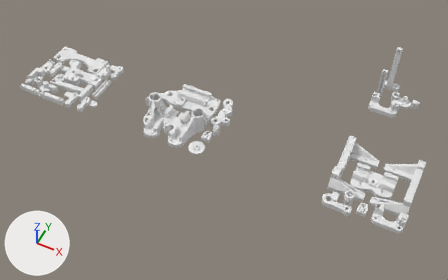
What one commit did to the Blender file blender/dev/smartrap0.4.9_plates.blend.
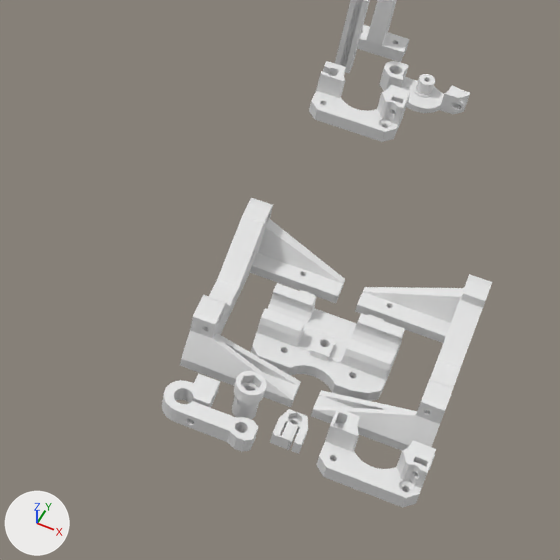
The first picture shows the older version from a 50 mm camera at (408.0, -794.0, 645.0) aimed at (127.0, -233.0, -56.0). The close-ups show both versions on the part from 60% to 100% of the width and 26% to 89% of the height of that picture; other places that the commit changed are outside them. The axes (+X, +Y, +Z) are drawn at lower left. The lights are the same throughout.

Script lines for the objects in view, before the commit:
```python
me_directdrive_body_m4 = bpy.data.meshes.new('Directdrive Body M4')
me_directdrive_body_m4.from_pydata(...)  # 924 vertices, 1864 faces; spans x -15.5..27.2, y -87.7..-65.4, z 15.9..34.2
me_endy_front = bpy.data.meshes.new('Endy Front')
me_endy_front.from_pydata(...)  # 908 vertices, 1828 faces; spans x 91.2..141.3, y -31.4..51.6, z 21.4..51.8
me_mk2_tensioner_right = bpy.data.meshes.new('Mk2 Tensioner Right')
me_mk2_tensioner_right.from_pydata(...)  # 366 vertices, 736 faces; spans x -6.2..6.5, y -3.3..3.1, z -6.2..9.3
me_platey = bpy.data.meshes.new('plateY')
me_platey.from_pydata(...)  # 890 vertices, 1796 faces; spans x -36.1..21.9, y 11.7..55.6, z 17.0..32.5
me_zcoupler_new = bpy.data.meshes.new('Zcoupler New')
me_zcoupler_new.from_pydata(...)  # 262 vertices, 524 faces; spans x 61.1..73.8, y 49.6..62.3, z -3.7..15.8
ob_directdrive_body_m4 = bpy.data.objects.new('Directdrive Body M4', me_directdrive_body_m4)
ob_directdrive_body_m4.location = (320.0, -10.8, -48.5)
ob_endy_front = bpy.data.objects.new('Endy Front', me_endy_front)
ob_endy_front.location = (270.5, -217.9, 19.2)
ob_endy_front.rotation_euler = (3.142, 0.0, 0.0)  # degrees (180, 0, 0)
ob_mk2_tensioner_right = bpy.data.objects.new('Mk2 Tensioner Right', me_mk2_tensioner_right)
ob_mk2_tensioner_right.location = (356.7, -281.1, -29.3)
ob_mk2_tensioner_right.rotation_euler = (1.571, 0.0, 0.0)  # degrees (90, 0, 0)
ob_platey = bpy.data.objects.new('plateY', me_platey)
ob_platey.location = (363.3, -265.3, -49.6)
ob_zcoupler_new = bpy.data.objects.new('Zcoupler New', me_zcoupler_new)
ob_zcoupler_new.location = (268.0, -335.3, -28.9)
# also in view: 'Support Plate Y 48' at (310.0, -57.0, -9.0); 'Directdrive Body Hux' at (393.0, -286.0, -23.0); 'Support Glass Front 48' at (321.0, -35.0, 6.0); 'Directdrive Idler 7Mm' at (351.0, -62.0, -27.0); 'Antiwobble Top' at (323.0, -288.0, -29.0)
```
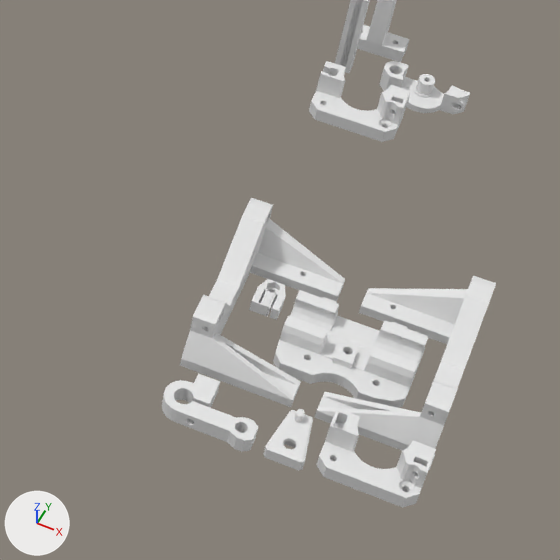
What the commit changed:
Mesh me_antiwobble_support_001 is new.
It has 266 vertices, 532 faces and spans x -7.7..11.1, y -13.7..12.8, z -6.2..4.7.
Object 'Zcoupler New' (ob_zcoupler_new) moves from (268.0, -335.3, -28.9) to (-256.8, -294.6, -28.9).
Object 'plateY' (ob_platey) moves from (363.3, -265.3, -49.6) to (373.5, -264.8, -49.6).
Object 'Mk2 Tensioner Right' (ob_mk2_tensioner_right) moves from (356.7, -281.1, -29.3) to (325.6, -216.6, -29.3).
Object 'Endy Front' (ob_endy_front) moves from (270.5, -217.9, 19.2) to (272.2, -217.8, 19.2).
Object 'Antiwobble Support.001' (ob_antiwobble_support_001) is new; it shows me_antiwobble_support_001.
Its location is (358.5, -286.6, -26.4).
Its rotation in degrees is (0, 0, -15).

What differs and where, as boxes [x1, y1, x2, y2] in the close-ups (560 x 560 px):
'plateY', moved: before [251, 283, 405, 401]; after [273, 290, 429, 408]
'Endy Front', moved: before [311, 274, 492, 451]; after [315, 276, 496, 451]
'Mk2 Tensioner Right', moved: before [270, 409, 308, 454]; after [249, 279, 286, 320]
'Antiwobble Support.001', added: after [263, 409, 313, 471]
'Zcoupler New', moved (not visible afterwards): before [232, 371, 266, 419]
